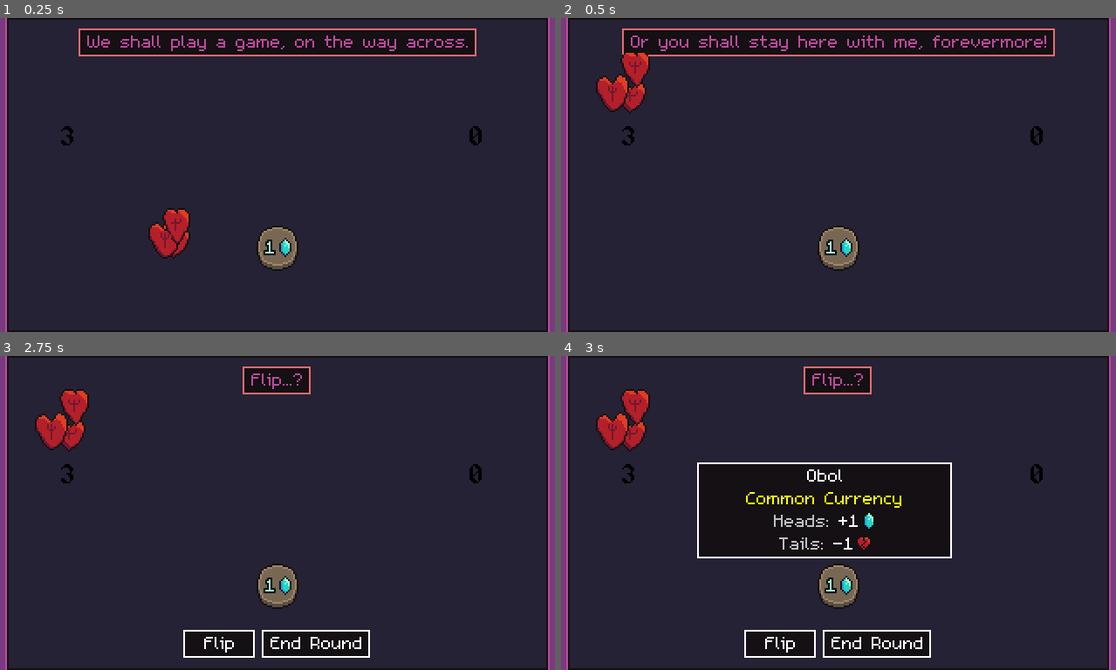
Above: before the commit, frames 1-4 (two rows, left to right).
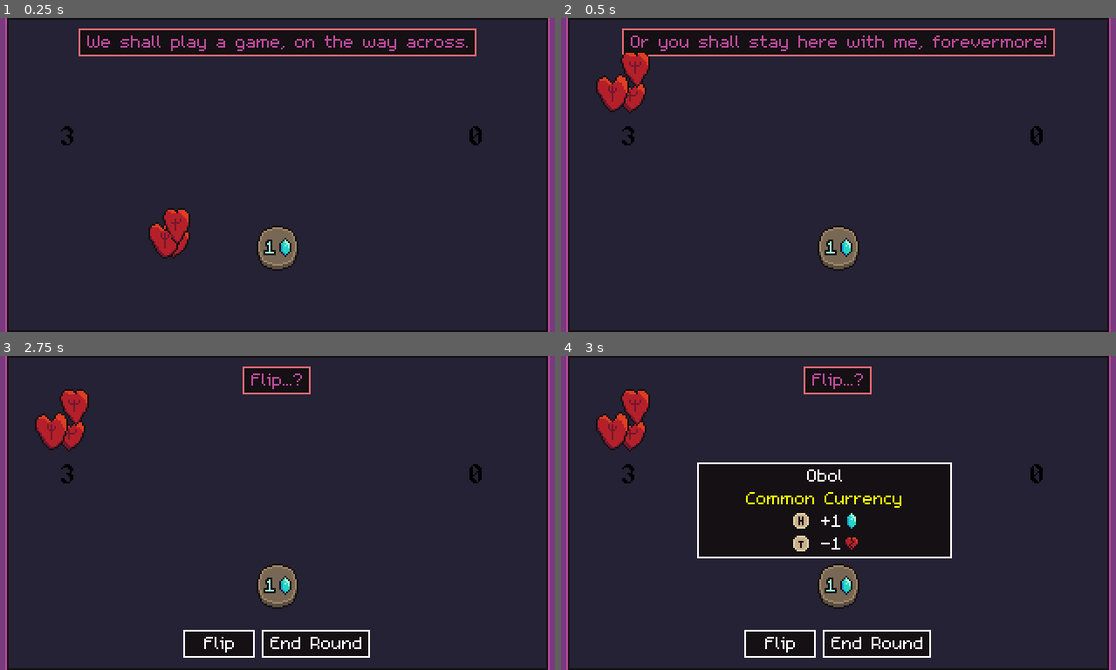
Above: after the commit, the same moments.

Repository: bdunko/Charon-s-Obol
Game: Godot game, scene res://main.tscn
Same seed, same stepped clock (60 frames per second), same inputs: the game is played once before the commit and once after it.
Inputs (mouse positions are in pixels of both pictures, inside the frame that each line leads up to):
- Up to frame 1 (0.25 s): no input
- Up to frame 2 (0.5 s): no input
- Up to frame 3 (2.75 s): tap Enter at 0.5, 2 s; move the mouse to (277, 381) at 0.52 s; click (277, 381) at 0.67 s; tap Space at 0.77, 1.25, 1.52 s; move the mouse to (216, 525) at 1.27 s; click (216, 525) at 1.42 s; move the mouse to (333, 443) at 2.02 s; click (333, 443) at 2.17 s
- Up to frame 4 (3 s): tap Space at 2.75 s; move the mouse to (810, 575) at 2.77 s; click (810, 575) at 2.92 s

Frames 1-3 are identical in both runs. In frame 4, 0.7% of the frame differs, in the area x 38-57%, y 50-63%.
Error in both runs: Assertion failed. (res://global.gd:159)

Commit message:
Added new heads/tails icon for tooltip

Diff:
--- a/components/coin.gd
+++ b/components/coin.gd
@@ -238,8 +238,8 @@
 func _generate_tooltip() -> String:
 	const TOOLTIP_FORMAT = "[center]%s
 [color=yellow]%s[/color]
-[color=gray]Heads:[/color] %s
-[color=gray]Tails:[/color] -%d[img=10x13]res://assets/icons/soul_fragment_red_icon.png[/img][/center]"
+[img=12x13]res://assets/icons/heads_icon.png[/img] %s
+[img=12x13]res://assets/icons/tails_icon.png[/img] -%d[img=10x13]res://assets/icons/soul_fragment_red_icon.png[/img][/center]"
 
 	var coin_name = _coin.get_name()
 	var subtitle = _coin.get_subtitle()
--- a/tooltip/tooltip.tscn
+++ b/tooltip/tooltip.tscn
@@ -9,7 +9,7 @@
 offset_right = 146.0
 offset_bottom = 55.0
 size_flags_vertical = 0
-mouse_filter = 0
+mouse_filter = 2
 theme = ExtResource("1_en8g6")
 script = ExtResource("2_q67l5")
 
@@ -46,8 +46,8 @@
 bbcode_enabled = true
 text = "[center]%s
 [color=yellow]%s[/color]
-[color=gray]Heads:[/color] %s
-[color=gray]Tails:[/color] -%d[img=10x13]res://assets/icons/soul_fragment_red_icon.png[/img][/center]"
+[img=12x13]res://assets/icons/heads_icon.png[/img] %s
+[img=12x13]res://assets/icons/tails_icon.png[/img] %d[img=10x13]res://assets/icons/soul_fragment_red_icon.png[/img][/center]"
 fit_content = true
 scroll_active = false
 autowrap_mode = 2
Binary file added: assets/icons/heads_icon.png
Not shown, added: assets/icons/heads_icon.png.import
Binary file added: assets/icons/tails_icon.png
Not shown, added: assets/icons/tails_icon.png.import
